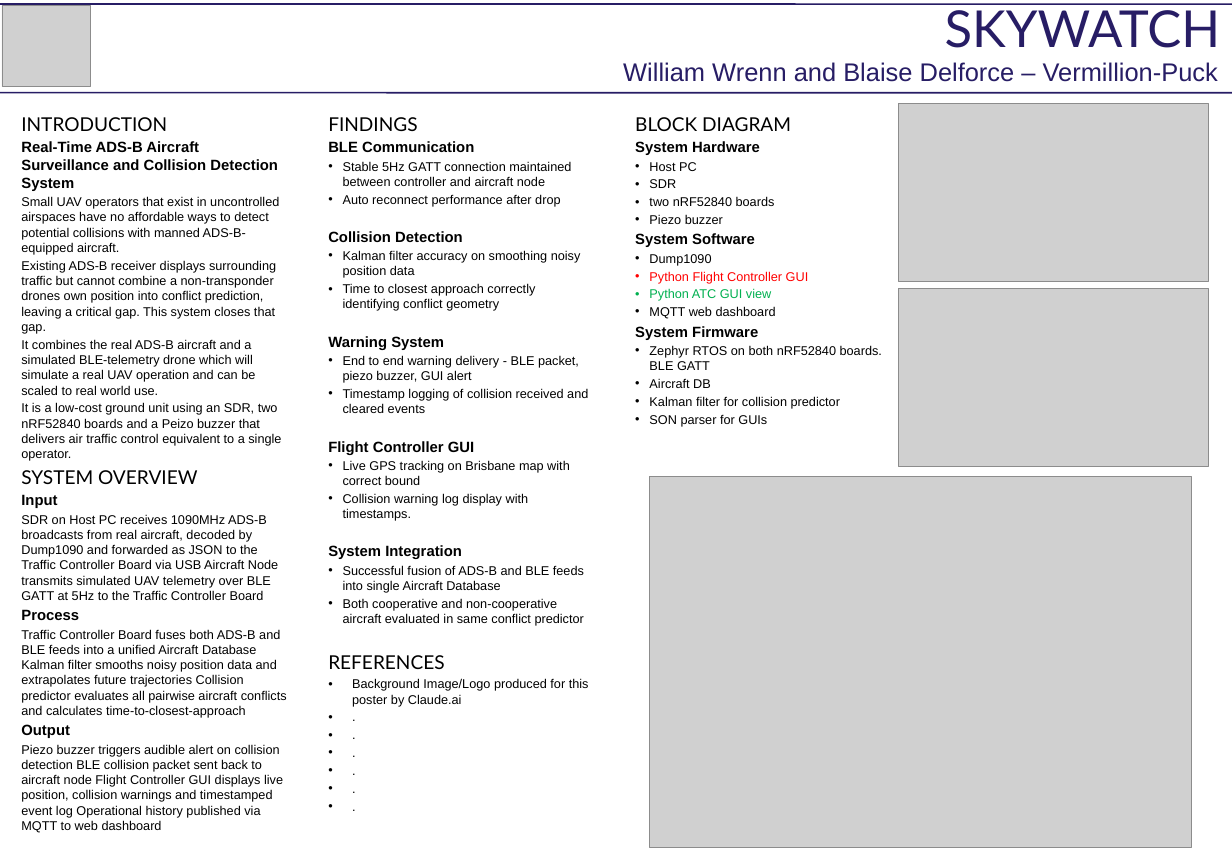
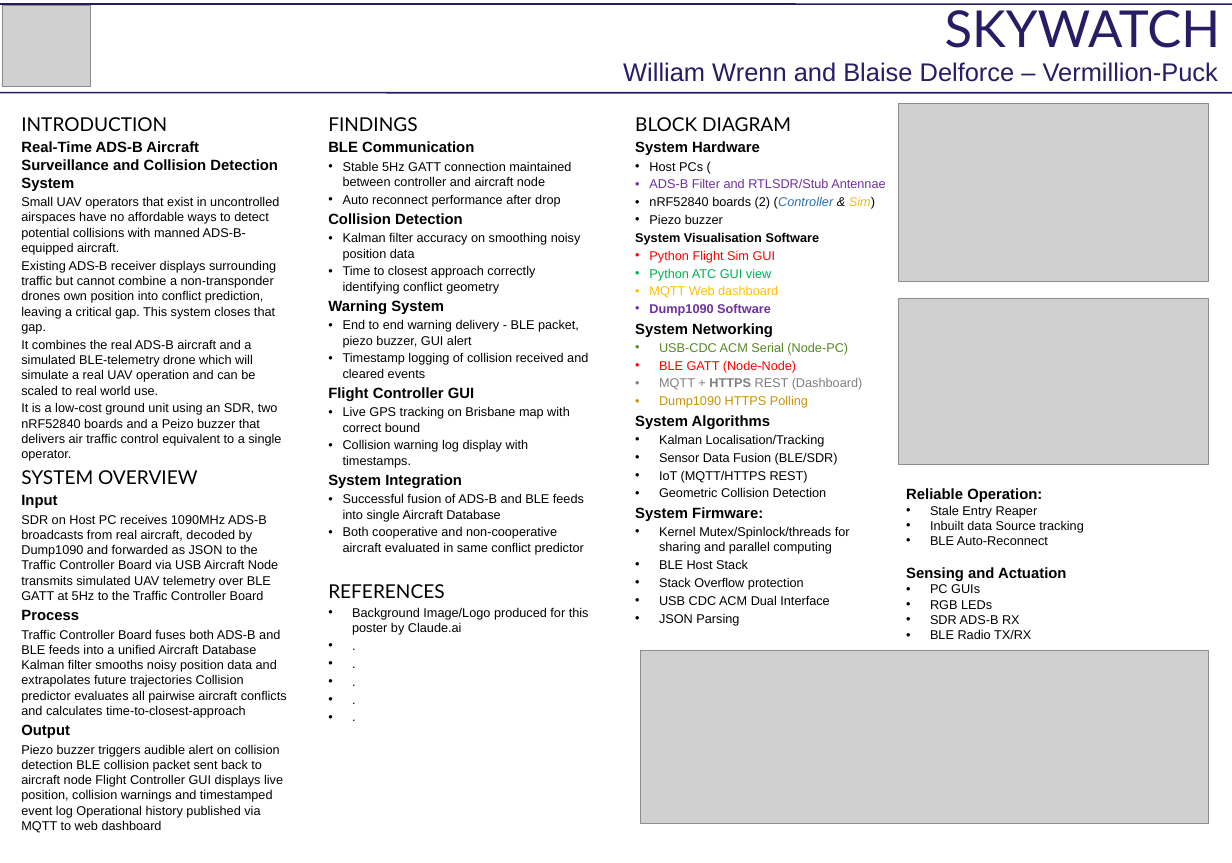
Before and after one commit to willwrenn/vermillion-puck, a slide deck: slide 1 of POSTER_FINAL_PROJECT.pptx. Drawn at 1232x863 pixels with LibreOffice and Linux fonts; fonts in the diff are those of the drawing; grey boxes stand for pictures; background and template pictures are left out. Boxes give left, top, right and bottom in pixels: in the first picture for what was removed or moved away, otherwise in the second. Text is boxed around its words. In the diff, an @@ line names an element or a change of style, - is before the commit and + after.

Commit message:
Poster

```diff
--- a/POSTER_FINAL_PROJECT.pptx
+++ b/POSTER_FINAL_PROJECT.pptx
@@ text at bbox=[328, 117, 589, 635]: paragraph removed @@
-• .
@@ text at bbox=[649, 162, 885, 209]: text changed; text colour #000000 to #7030A0 @@
-• Host PC
-• SDR
-• two nRF52840 boards
+• Host PCs (
+• ADS-B Filter and RTLSDR/Stub Antennae
+• nRF52840 boards (2) (Controller & Sim)
@@ text at bbox=[635, 232, 820, 263]: text changed; text colour #FF0000 to #000000; bold on @@
-System Software
-• Dump1090
-• Python Flight Controller GUI
+System Visualisation Software
+• Python Flight Sim GUI
@@ text at bbox=[635, 285, 863, 626]: text changed @@
-• MQTT web dashboard
-System Firmware
-• Zephyr RTOS on both nRF52840 boards. BLE GATT
-• Aircraft DB
-• Kalman filter for collision predictor
-• SON parser for GUIs
+• MQTT Web dashboard
+• Dump1090 Software
+System Networking
+• USB-CDC ACM Serial (Node-PC)
+• BLE GATT (Node-Node)
+• MQTT + HTTPS REST (Dashboard)
+• Dump1090 HTTPS Polling
+System Algorithms
+• Kalman Localisation/Tracking
+• Sensor Data Fusion (BLE/SDR)
+• IoT (MQTT/HTTPS REST)
+• Geometric Collision Detection
+System Firmware:
+• Kernel Mutex/Spinlock/threads for sharing and parallel computing
+• BLE Host Stack
+• Stack Overflow protection
+• USB CDC ACM Dual Interface
+• JSON Parsing
@@ picture: place and size @@
-picture at bbox=[898, 289, 1208, 466]
+picture at bbox=[898, 298, 1208, 464]
@@ picture removed at bbox=[650, 476, 1191, 847] @@
@@ text added at bbox=[906, 488, 1083, 639], 12 pt, text #000000 @@
+Reliable Operation:
+• Stale Entry Reaper
+• Inbuilt data Source tracking
+• BLE Auto-Reconnect
+Sensing and Actuation
+• PC GUIs
+• RGB LEDs
+• SDR ADS-B RX
+• BLE Radio TX/RX
@@ picture added at bbox=[640, 650, 1208, 824] @@
```
Also in this commit, not shown: 1 other file.
